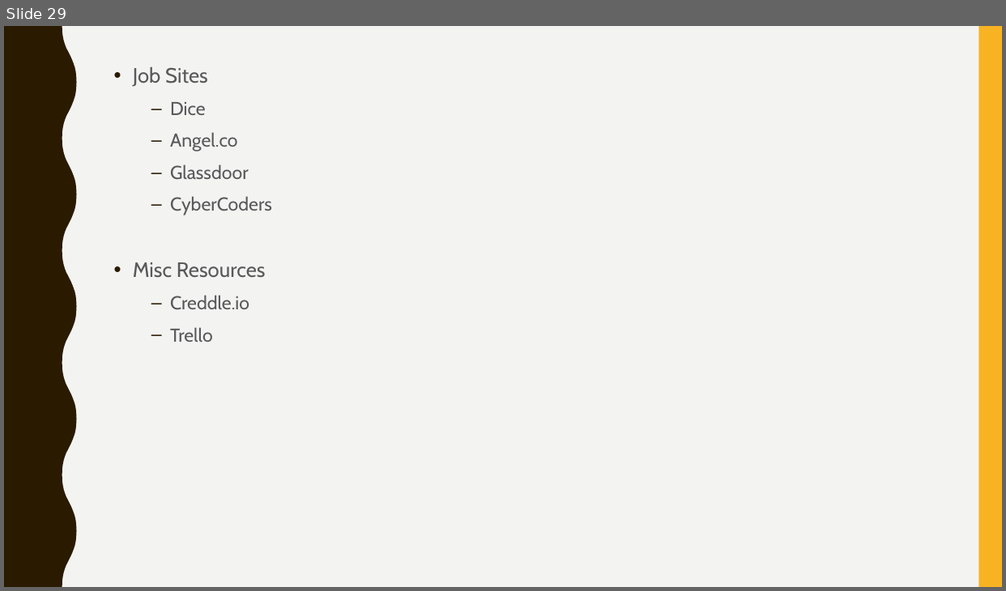
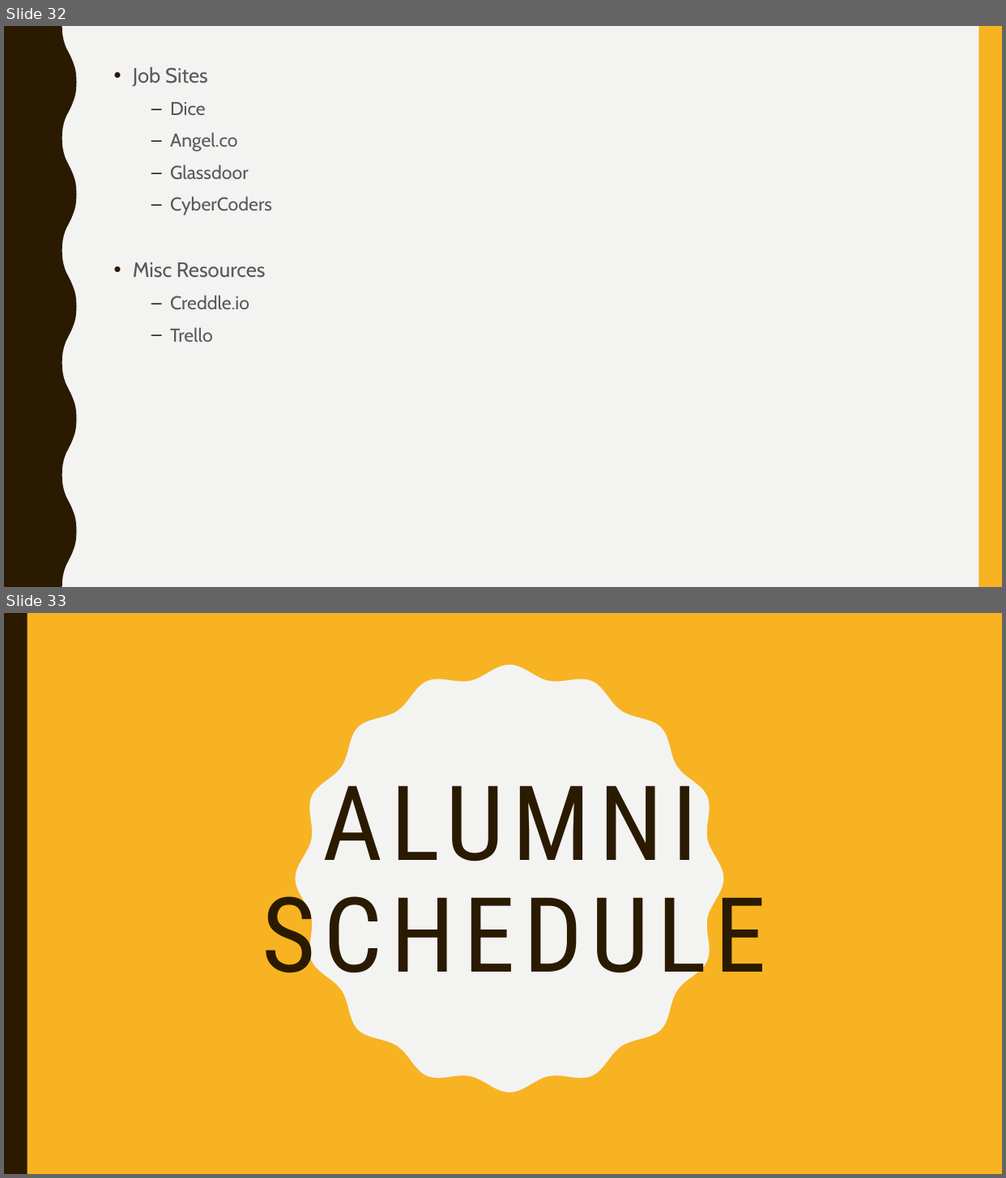
Before and after one commit to lakshmi-intechcode/jng_instr_folder, a slide deck: Job_Stuff/Jng_Job_Prezzie.pptx. Shown one above the other, each under a label of ours: slide 29 before the commit, slides 32 and 33 after it. The pictures are 1006x591 and 1006x1178 pixels, drawn with LibreOffice and Linux fonts; fonts in the diff are those of the drawing. Boxes give left, top, right and bottom in pixels: in the first picture for what was removed or moved away, otherwise in the second. Text is boxed around its words. In the diff, an @@ line names an element or a change of style, - is before the commit and + after.

```diff
--- a/Job_Stuff/Jng_Job_Prezzie.pptx
+++ b/Job_Stuff/Jng_Job_Prezzie.pptx
@@ slide 33 added at box(4, 613, 1002, 1174), background #F8B323 @@
@@ rectangle added at box(4, 613, 27, 1174), fill #2A1A00 @@
@@ freeform shape added at box(296, 665, 724, 1093), fill #F3F3F2 @@
@@ title added at box(262, 764, 767, 997), 100 pt, text #2A1A00 @@
+ALUMNI SCHEDULE
@@ what was slide 29 is now slide 32 @@
```
Also in this commit, not shown: 6 slides changed, 4 other slides added.
